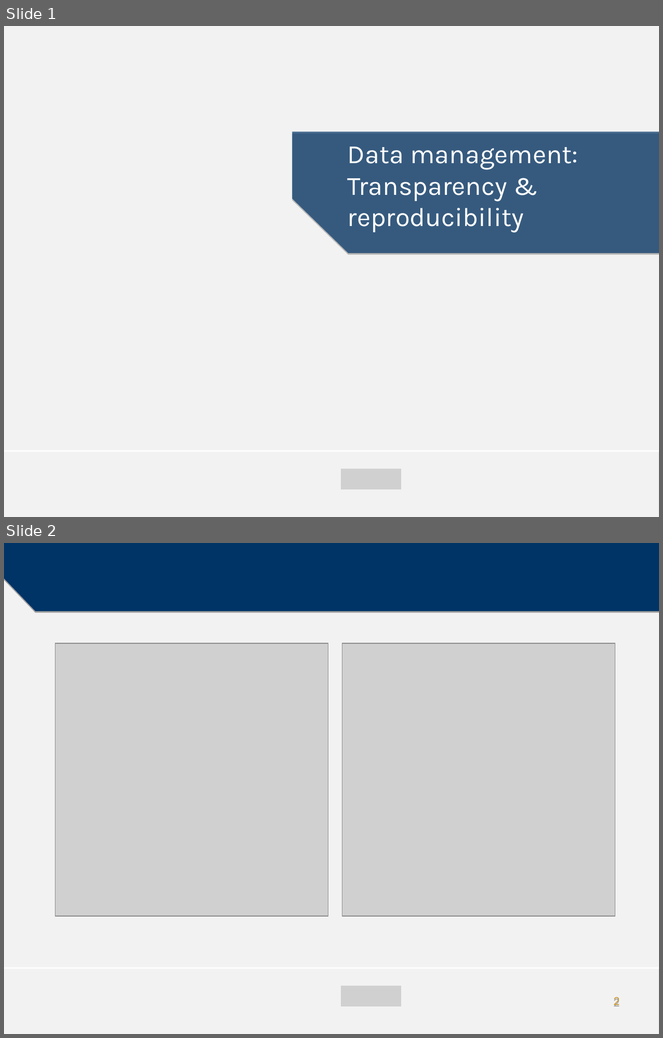
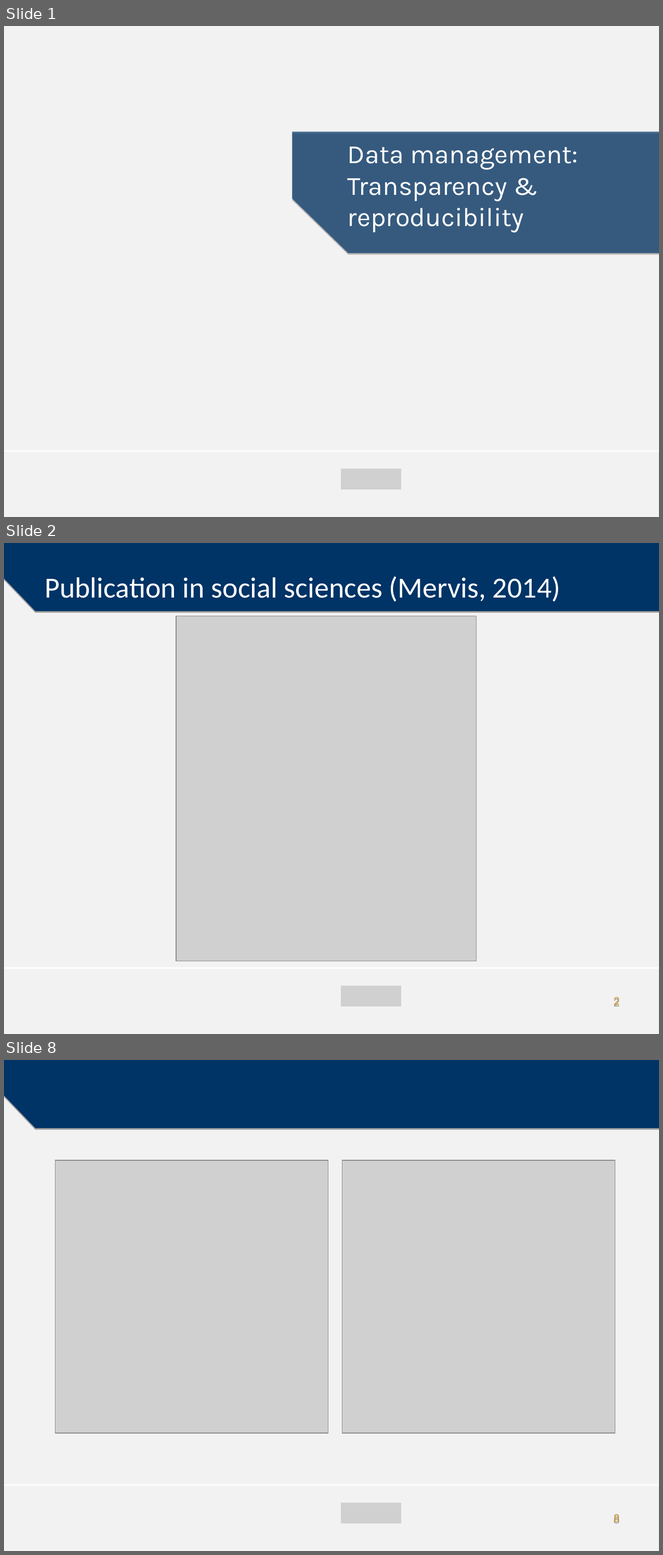
Before and after one commit to mzelst/talks, a slide deck: 2017/20171214 HRS_seminar_TiU/20171214 Transparency and reproducibility.odp. Shown one above the other, each under a label of ours: slides 1 and 2 before the commit, slides 1, 2 and 8 after it; the slides between them are not shown. The pictures are 663x1038 and 663x1555 pixels, drawn with LibreOffice and Linux fonts; fonts in the diff are those of the drawing; grey boxes stand for pictures; background and template pictures are left out. Boxes give left, top, right and bottom in pixels: in the first picture for what was removed or moved away, otherwise in the second. Text is boxed around its words. In the diff, an @@ line names an element or a change of style, - is before the commit and + after.

```diff
--- a/2017/20171214 HRS_seminar_TiU/20171214 Transparency and reproducibility.odp
+++ b/2017/20171214 HRS_seminar_TiU/20171214 Transparency and reproducibility.odp
@@ slide 2 added at bbox=[4, 543, 659, 1034], background #F2F2F2; not listed: 2 template elements that a slide beside it also shows @@
@@ text added at bbox=[45, 576, 561, 602], 32 pt, text #FFFFFF @@
+Publication in social sciences (Mervis, 2014)
@@ picture added at bbox=[176, 616, 476, 962] @@
@@ picture added at bbox=[341, 986, 401, 1007] @@
@@ page number added at bbox=[613, 997, 620, 1007], 12 pt, text #CC9933 @@
+2
@@ what was slide 2 is now slide 8 @@
@@ page number at bbox=[613, 1514, 620, 1524]: text changed @@
-2
+8
```
Also in this commit, not shown: 5 other slides added, 25 other files.
